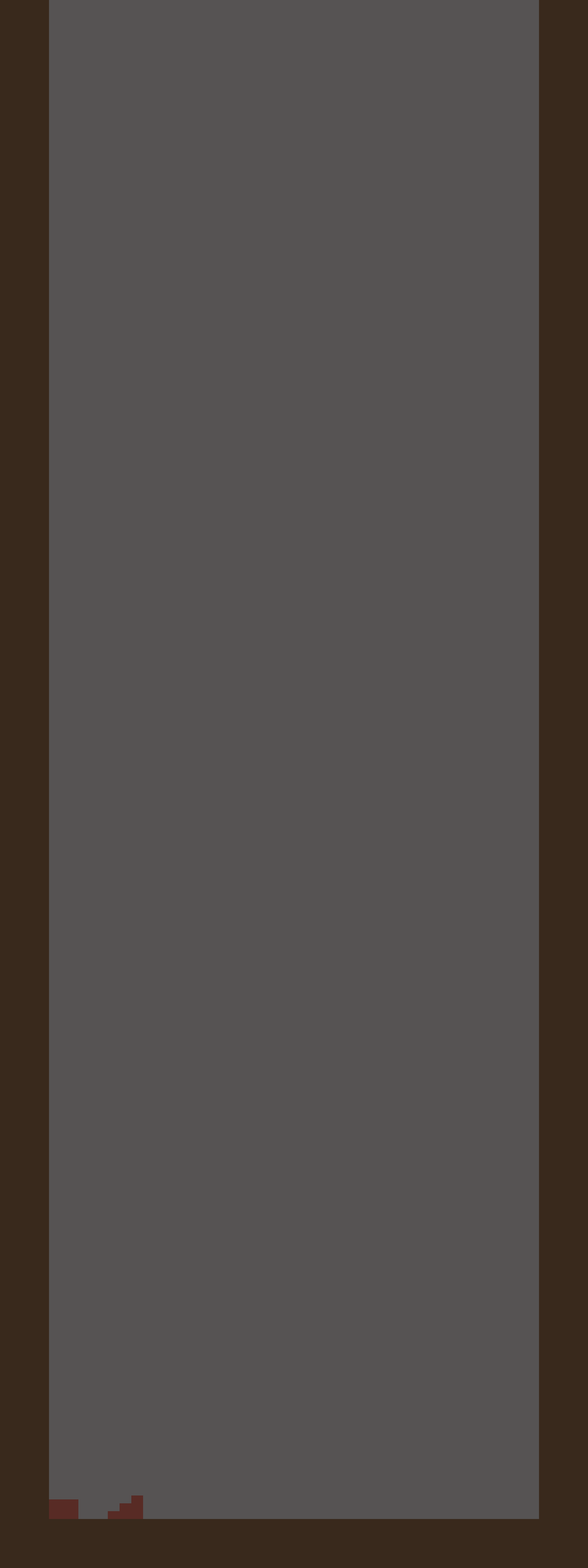
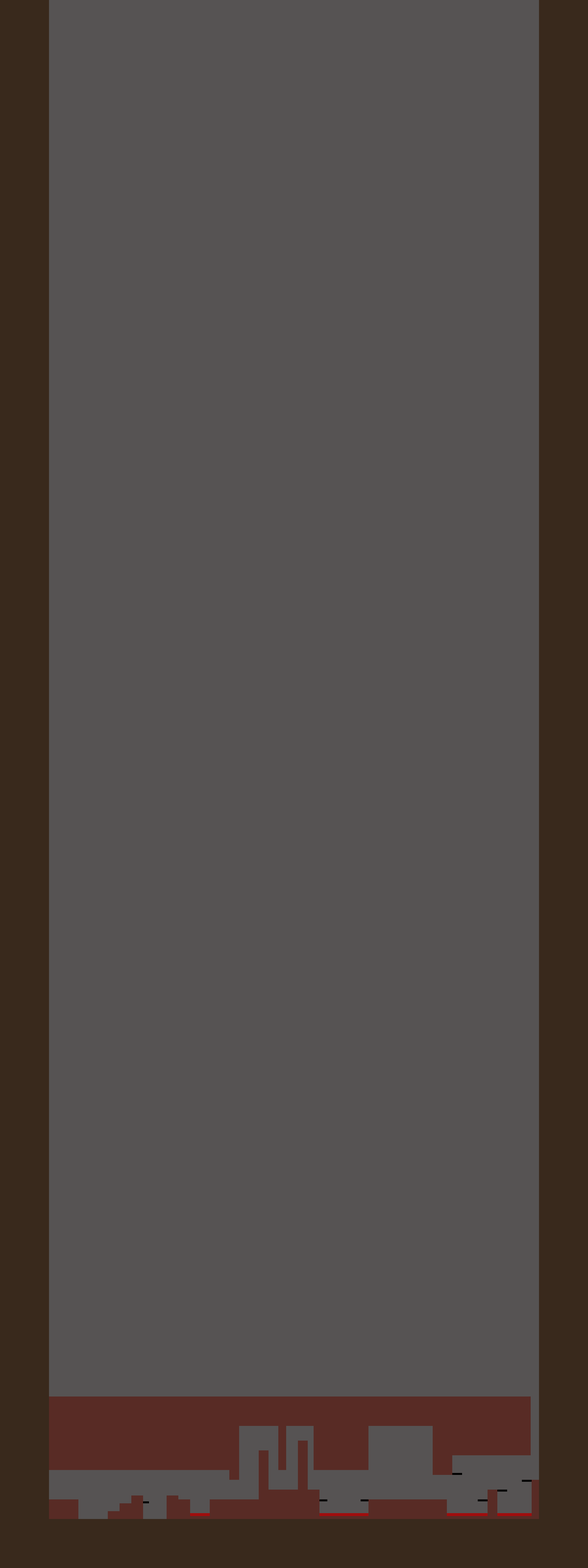
Two versions of the same layered image (588 x 1568). Layer-by-layer changes:
painted on "Fundo" over [49, 1396, 539, 1519]
